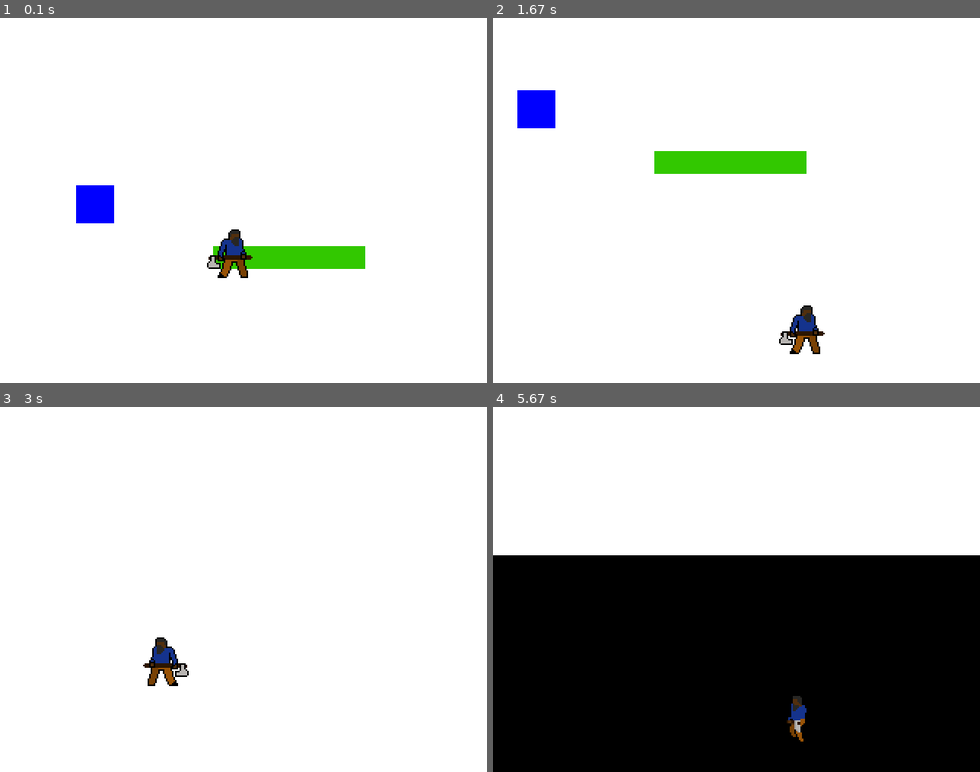
Above: before the commit, frames 1-4 (two rows, left to right).
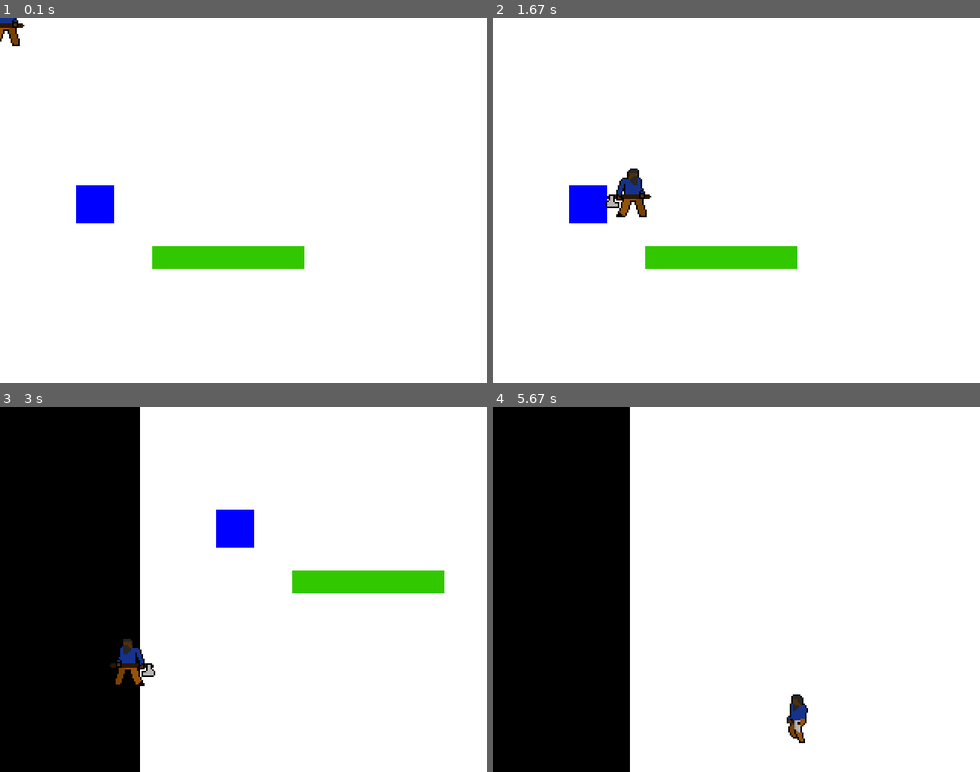
Above: after the commit, the same moments.

Repository: hclucao/my_fist_pygame
Game: pygame game, started from index.py
Same seed, same stepped clock (60 frames per second), same inputs: the game is played once before the commit and once after it.
Inputs:
- Up to frame 1 (0.1 s): no input
- Up to frame 2 (1.67 s): hold D 0.33-0.8 s; hold W 0.83-1.13 s; hold D 1.17-1.63 s
- Up to frame 3 (3 s): hold A 1.67-2.2 s; hold A 2.23-2.63 s; hold W from 2.67 s (still down)
- Up to frame 4 (5.67 s): release W at 3.03 s; hold D 3.07-3.7 s; hold A 3.73-4.2 s; hold D 4.23-4.7 s; hold W 4.73-5.03 s; hold D 5.07-5.53 s; hold A from 5.57 s (still down)

The runs differ from the first frame. In frame 1, 2.4% of the frame differs, in the area x 0-75%, y 0-72%; in frame 2, 6.8%; in frame 3, 32%; in frame 4, 54%, in the area x 0-100%, y 0-100%.

Commit message:
enfim primeiro colider feito

Diff:
--- a/coliders.py
+++ b/coliders.py
@@ -1,15 +1,13 @@
 import pygame
 import player, word
 
-class colider(player.Player, word.Word):
+class Colider(player.Player, word.Word):
 	def __init__(self):
 		"""responsavel por checar colisoes
 		"""
 		self.playercolider()
-		super().player.Player.player_infos()
-		super().word.Word.infos()
-
 
 	def playercolider(self):
-		if self.rect.coliderect(self.tile):
-			print("deu certo")
+		if player.playerect.colliderect(word.tilerect):
+			player.gravity = False
+		else: player.gravity = True
--- a/index.py
+++ b/index.py
@@ -63,6 +63,7 @@
     #update
     player.update()
     word.update(screen)
+    coliders.Colider()
 
     #draw
     todas_as_sptites.draw(screen)
--- a/player.py
+++ b/player.py
@@ -7,14 +7,16 @@
 
 sprite_sheet = pygame.image.load(dm.perso()) #loading the spritesheet of the player
 
-word_movement = [0, 0] #movimentação do mundo
-
 player_info = json.load(open(dm.perso_info())) #importando o json com as informaçoes do player
 
 class Player(pygame.sprite.Sprite):
     def __init__(self):
         """todo que envolve o personagem
         """
+        global word_movement, player_movement, playerect, gravity
+        gravity = True
+        word_movement = [0, 0] #movimentação do mundo
+        player_movement = [0,0]
         self.left = False
         self.right = False
         self.up = False
@@ -31,6 +33,7 @@
         self.index_lista = 0
         self.image = self.imagens_dinossauro[self.index_lista]
         self.rect = self.image.get_rect()
+        playerect = self.rect
 
     def player_infos(self):
         return self.rect
@@ -42,7 +45,6 @@
         self.image = self.imagens_dinossauro[int(self.index_lista)]
 
         #movimentacao
-        player_movement = [0,0]
         if self.right and self.left == True:
             self.walkingr(0)
         else:
@@ -60,7 +62,6 @@
                     word_movement[0] += 4
                 else:
                     player_movement[0] -= 4
-
         ###self.up moviment
         if self.up == True:
             if self.pos_y > 100:
@@ -69,12 +70,13 @@
                 word_movement[1] += 10
 
         #gravidade
-        if self.pos_y < 410:
-            self.pos_y += 5
-        else:
-            word_movement[1] -= 5
+        if gravity:
+            if self.pos_y < 410:
+                player_movement[1] += 5
+            else:
+                word_movement[1] -= 5
 
-        self.pos_x += player_movement[0]; self.pos_y += player_movement[1]
+        self.pos_x = player_movement[0]; self.pos_y = player_movement[1]
 
     def walkingr(self, index):
         """ metodo para atualização de sprite
--- a/word.py
+++ b/word.py
@@ -5,15 +5,15 @@
 #grama = ss.Grama()
 #rect_grama = grama.get_rect()
 
-class Word():
+class Word:
     def __init__(self) -> None:
         """
         toda a construção do mundo sera pósta aqui
         como o céu, chão... contruções no geral
         """
         self.word = pygame.Rect(0, 0, 1000,1000)
-        self.tile = [
-            pygame.Rect(280, 300, 200, 30)
+        self.tiles = [
+            pygame.Rect(200, 300, 200, 30)
         ]
         #draw tiles by loop for
         self.blocks = [
@@ -26,15 +26,14 @@
         tudo sera renderizado
         """
         pygame.draw.rect(screen, (255, 255, 255), self.word)
-        for tile in self.tile:
-            pygame.draw.rect(screen, (50, 200, 0), tile)
+        for self.tile in self.tiles:
+            pygame.draw.rect(screen, (50, 200, 0), self.tile)
         for block in self.blocks:
             block.copy()
             pygame.draw.rect(screen, (0,0,255), block) #draw tiles
         block.x += player.word_movement[0]; block.y += player.word_movement[1]
         self.word.x += player.word_movement[0]; self.word.y += player.word_movement[1]
-        tile.x += player.word_movement[0]; tile.y += player.word_movement[1]
+        self.tile.x += player.word_movement[0]; self.tile.y += player.word_movement[1]
         player.word_movement = [0, 0]
-
-    def infos(self):
-        self.tile
+        global tilerect
+        tilerect = self.tile
